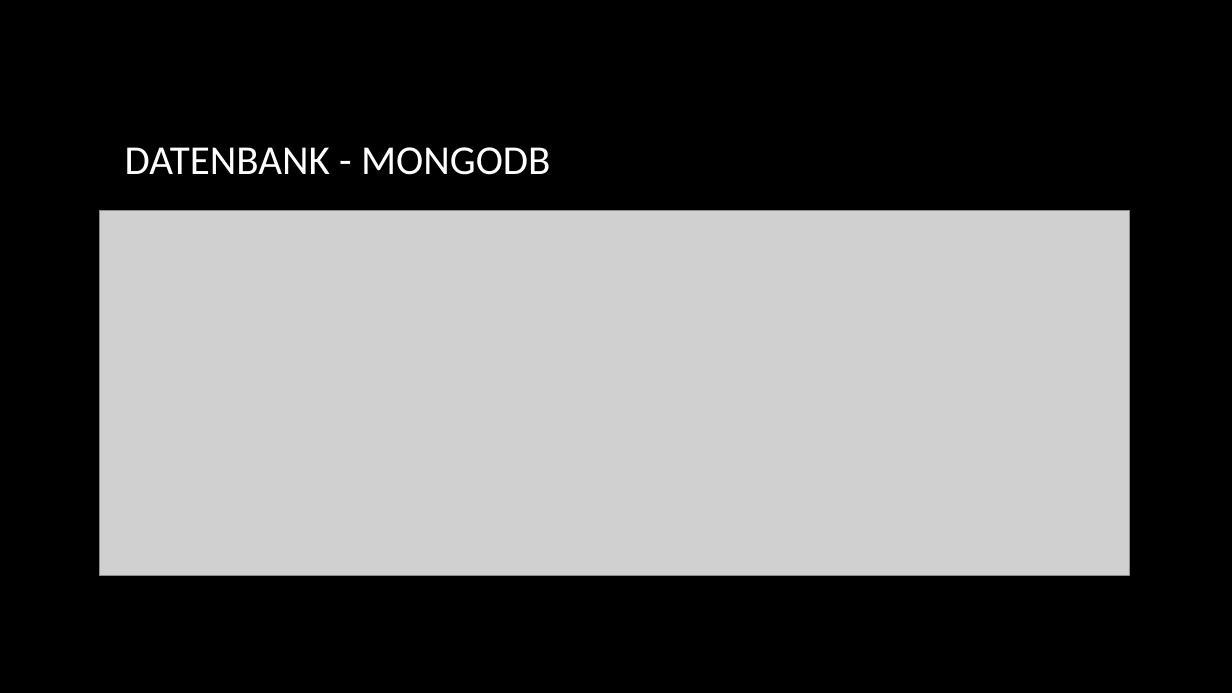
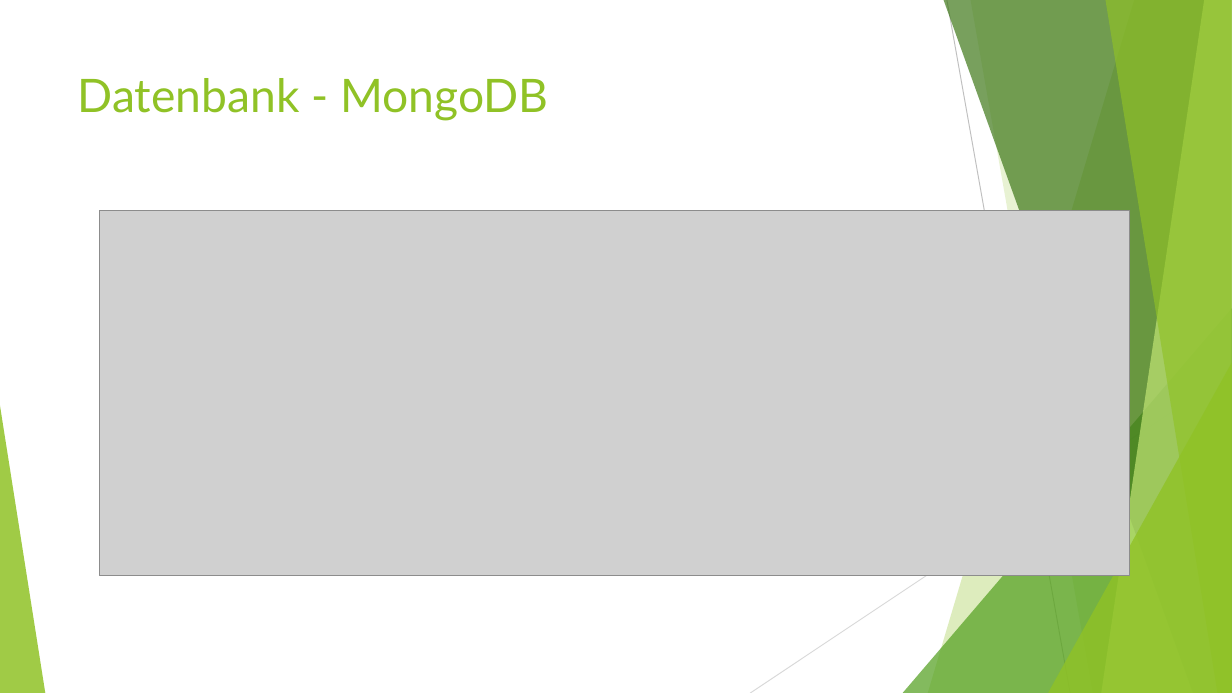
Before and after one commit to NebelNite/Passwortmanager, a slide deck: slide 19 of Passwortmanager.pptx (slide 16 before the commit). Drawn at 1232x693 pixels with LibreOffice and Linux fonts; fonts in the diff are those of the drawing; grey boxes stand for pictures; background and template pictures are left out. Boxes give left, top, right and bottom in pixels: in the first picture for what was removed or moved away, otherwise in the second. Text is boxed around its words. In the diff, an @@ line names an element or a change of style, - is before the commit and + after.

```diff
--- a/Passwortmanager.pptx
+++ b/Passwortmanager.pptx
@@ background picture (left out) to #FFFFFF @@
@@ title "Datenbank - MongoDB" at [78,78,548,121]: vertical alignment middle to top @@
@@ title at [78,78,548,121]: text changed; size 32 to 36 pt; font Calibri to Lato; text colour gradient #FFFFFF to #A6A6A6 to #90C226 @@
-DATENBANK - MONGODB
+Datenbank - MongoDB
@@ group added at [0,0,1232,693]: 5 freeform shapes, 3 triangles, 2 lines @@
```
Also in this commit, not shown: 18 other slides changed, 4 slides added, 1 slide removed, 1 other file.
